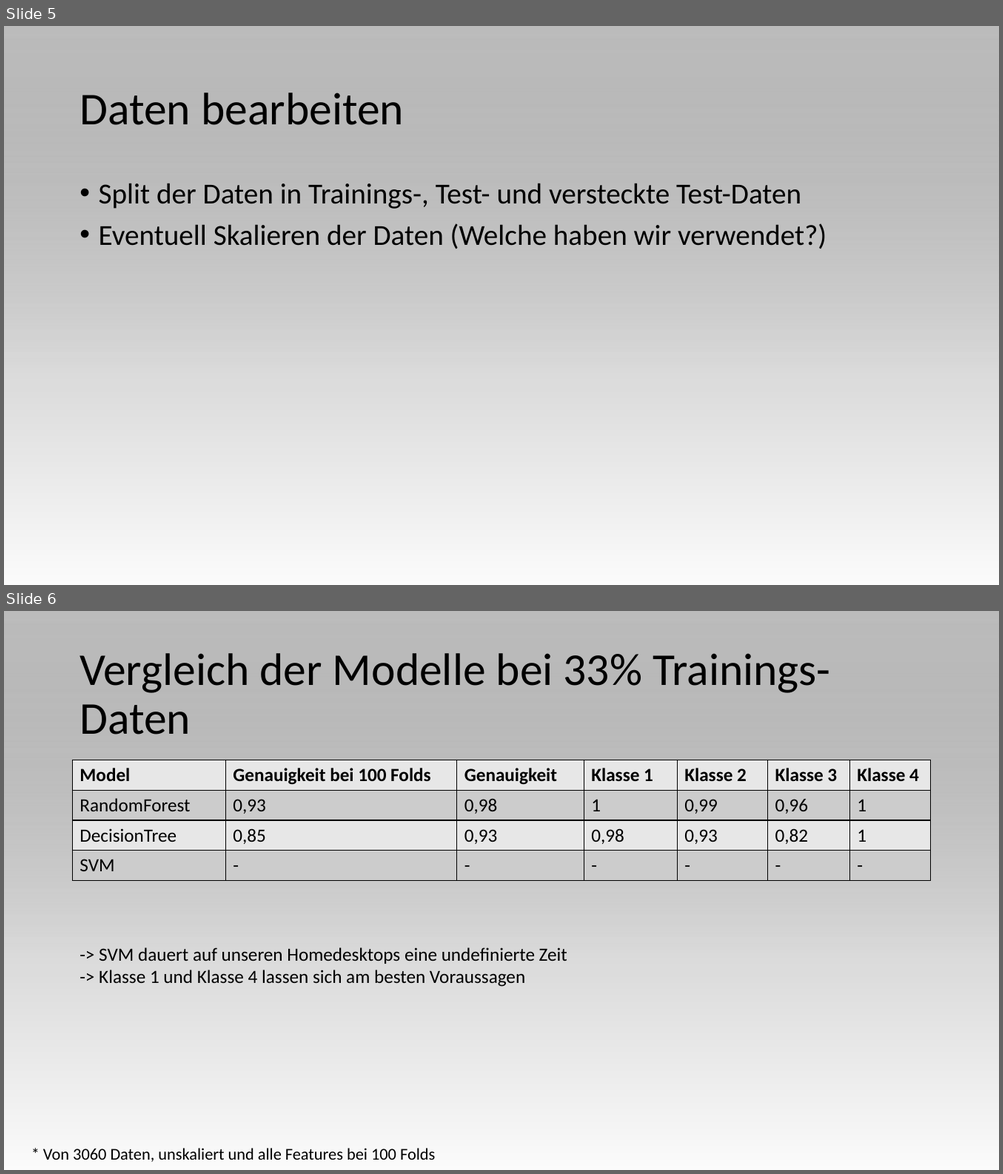
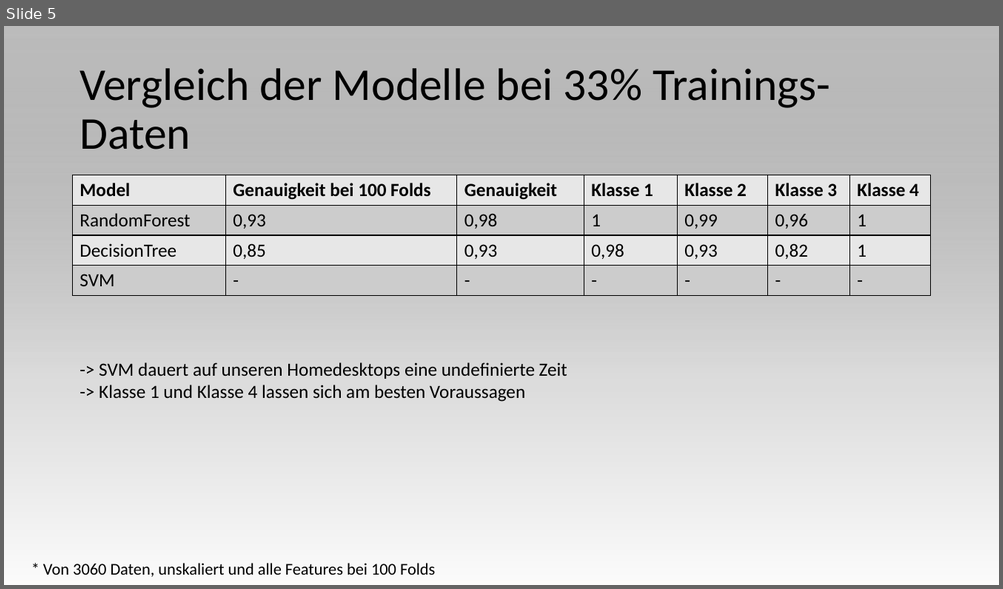
Before and after one commit to Waffenfliege/MLProject-UnknownData, a slide deck: Präsentation ML HARB.pptx. Shown one above the other, each under a label of ours: slides 5 and 6 before the commit, slide 5 after it. The pictures are 1003x1174 and 1003x589 pixels, drawn with LibreOffice and Linux fonts; fonts in the diff are those of the drawing. Boxes give left, top, right and bottom in pixels: in the first picture for what was removed or moved away, otherwise in the second. Text is boxed around its words. In the diff, an @@ line names an element or a change of style, - is before the commit and + after.

```diff
--- a/Präsentation ML HARB.pptx
+++ b/Präsentation ML HARB.pptx
@@ slide 5 removed at [4, 26, 999, 585], background #FFFFFF @@
@@ rectangle removed at [4, 26, 999, 585] @@
@@ title removed at [79, 93, 404, 125] @@
-Daten bearbeiten
@@ text removed at [99, 183, 826, 249] @@
-• Split der Daten in Trainings-, Test- und versteckte Test-Daten
-• Eventuell Skalieren der Daten (Welche haben wir verwendet?)
@@ what was slide 6 is now slide 5 @@
```
